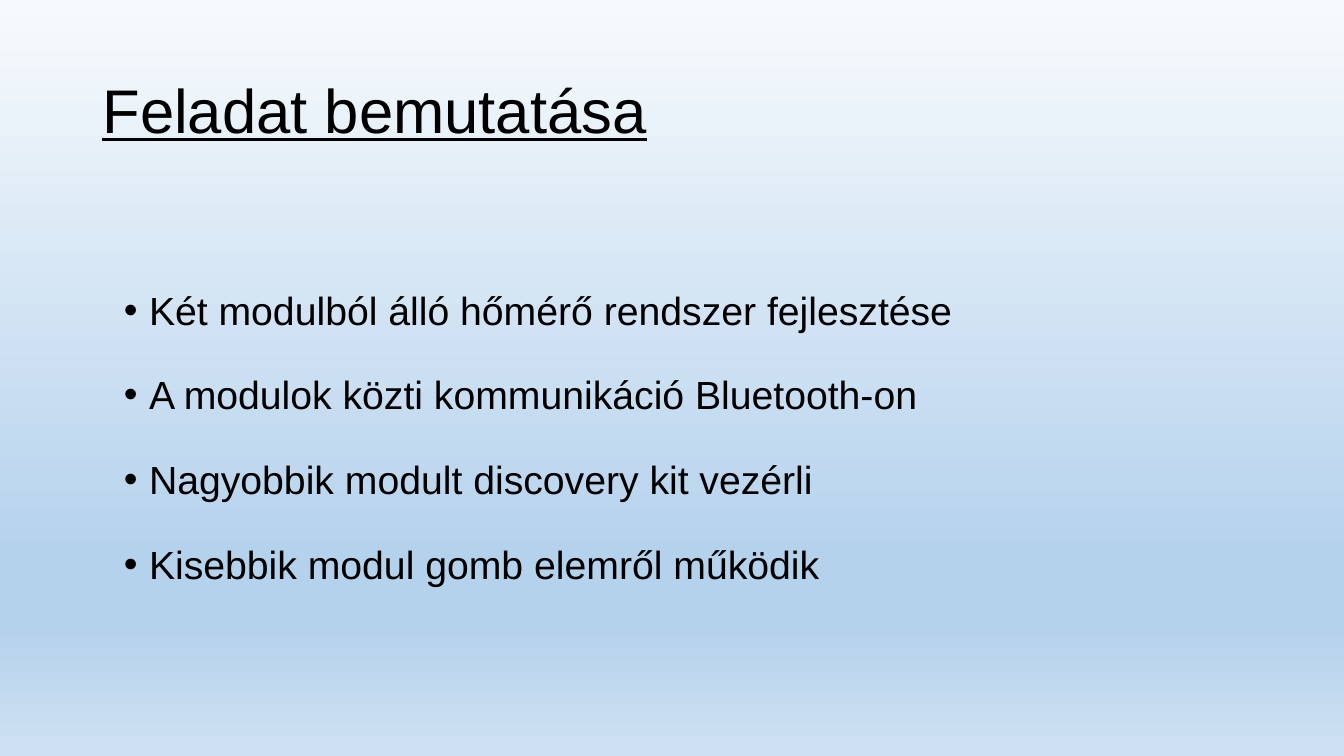
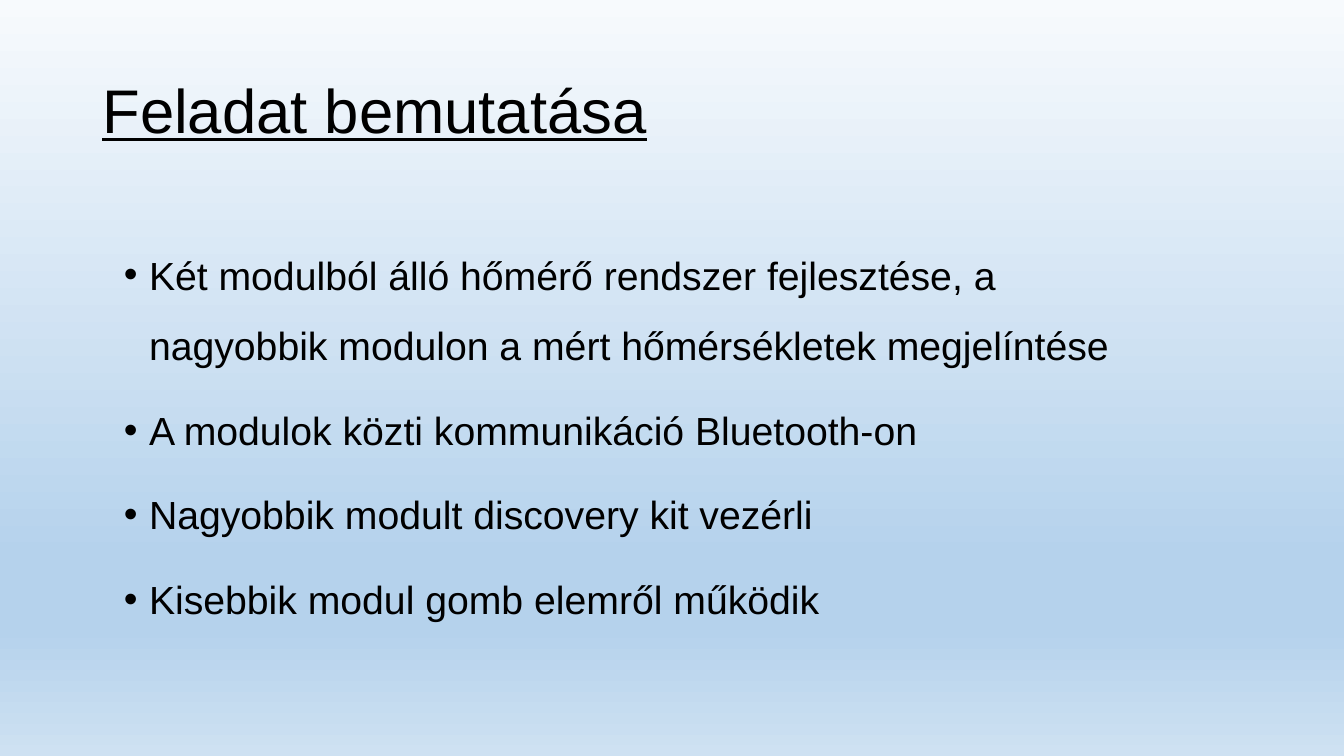
Before and after one commit to foltanyi/modularis_homero, a slide deck: slide 2 of Moduláris digitalis hőmérő fejlesztése.pptx. Drawn at 1344x756 pixels with LibreOffice and Linux fonts; fonts in the diff are those of the drawing. Boxes give left, top, right and bottom in pixels: in the first picture for what was removed or moved away, otherwise in the second. Text is boxed around its words. In the diff, an @@ line names an element or a change of style, - is before the commit and + after.

```diff
--- a/Moduláris digitalis hőmérő fejlesztése.pptx
+++ b/Moduláris digitalis hőmérő fejlesztése.pptx
@@ subtitle at box(149, 261, 1109, 368): text changed @@
-• Két modulból álló hőmérő rendszer fejlesztése
+• Két modulból álló hőmérő rendszer fejlesztése, a nagyobbik modulon a mért hőmérsékletek megjelíntése
```
Also in this commit, not shown: 3 other slides changed, 1 slide added.
